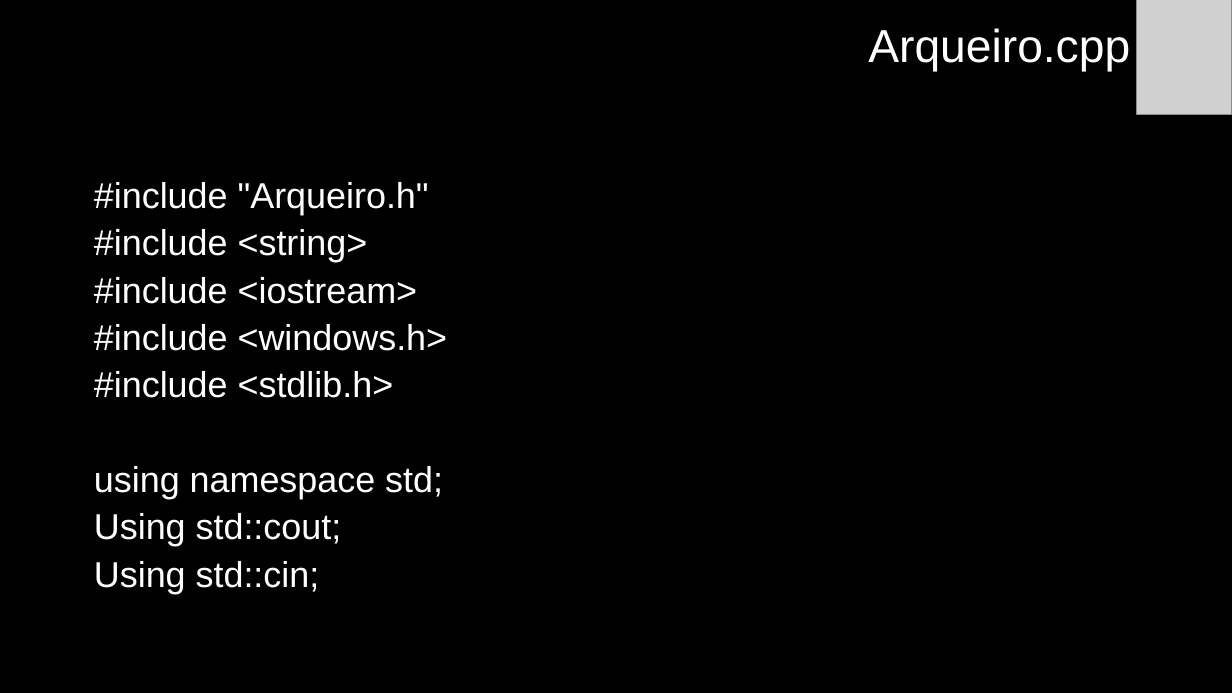
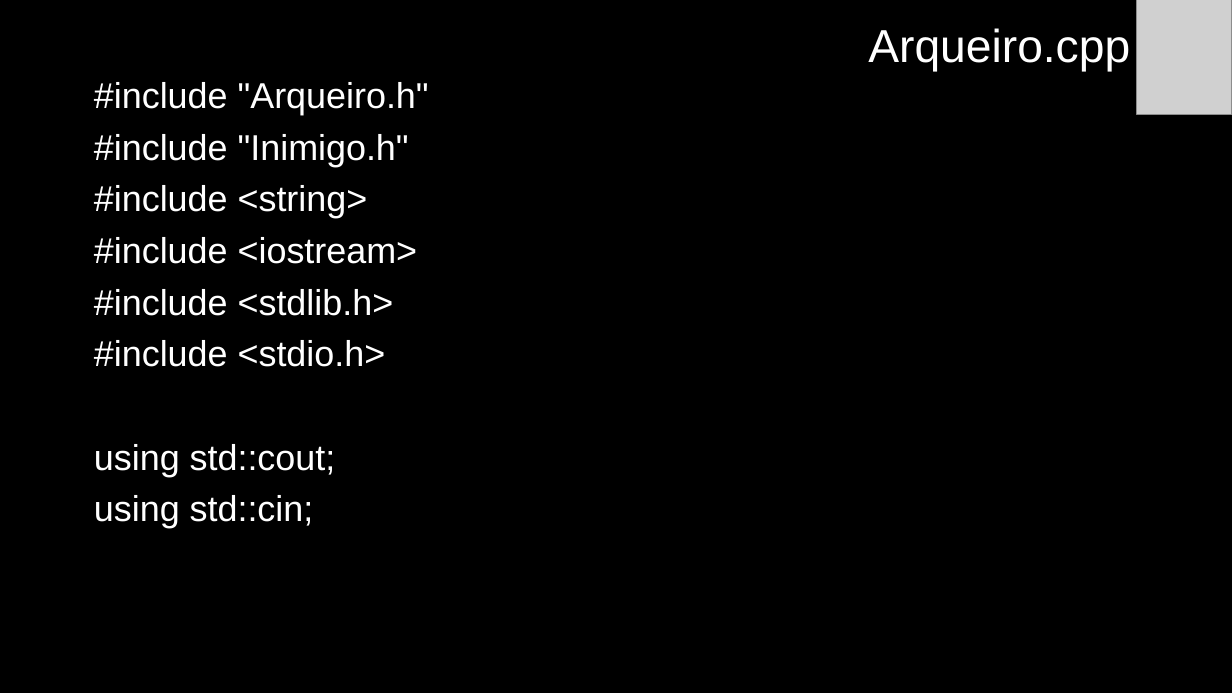
Before and after one commit to anaisabelamr/Arqueiro, a slide deck: slide 6 of Arqueiro/Arqueiro.pptx. Drawn at 1232x693 pixels with LibreOffice and Linux fonts; fonts in the diff are those of the drawing; grey boxes stand for pictures. Boxes give left, top, right and bottom in pixels: in the first picture for what was removed or moved away, otherwise in the second. Text is boxed around its words. In the diff, an @@ line names an element or a change of style, - is before the commit and + after.

Commit message:
Dever de casa realizado com sucesso. Classe Arqueiro criada, classe Data criada, classe Inimigo criada. UML e SLIDE atualizados.

```diff
--- a/Arqueiro/Arqueiro.pptx
+++ b/Arqueiro/Arqueiro.pptx
@@ text at bbox=[94, 82, 429, 316]: line spacing 0.8 to 0.9 @@
@@ text at bbox=[94, 134, 409, 167]: paragraph added @@
+#include "Inimigo.h"
@@ text at bbox=[94, 324, 447, 351]: paragraph removed @@
-#include <windows.h>
@@ text at bbox=[94, 340, 386, 528]: text changed @@
-using namespace std;
-Using std::cout;
-Using std::cin;
+#include <stdio.h>
+using std::cout;
+using std::cin;
```
Also in this commit, not shown: 9 other slides changed, 18 slides added, 18 other files.
